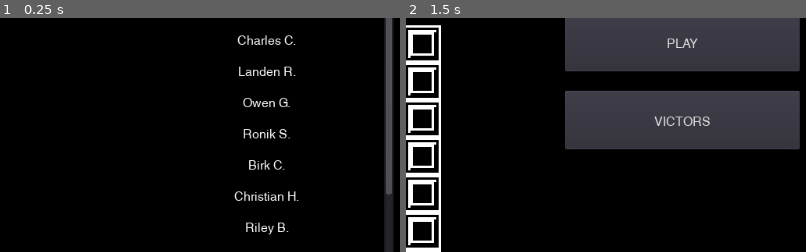
Above: before the commit, frames 1-2 (left to right).
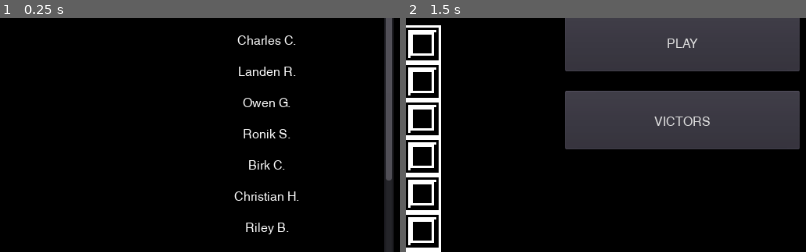
Above: after the commit, the same moments.

Repository: thomasapope/plat-form
Game: Godot game, scene res://scenes/menu/Leaderboard.tscn
Two runs of this game, one before a commit and one after it. Both use one fixed random seed, a clock stepped at 60 frames per second and the inputs below. This scene is started directly instead of the project's main scene.
Inputs (mouse positions are % of the whole screen's width and height, from its top left):
- Up to frame 1 (0.25 s): no input
- Up to frame 2 (1.5 s): tap Enter at 0.5 s; move the mouse to (45, 70) at 0.52 s; hold D (right) 0.53-1.25 s; click (45, 70) at 0.67 s; tap W (jump) at 0.77 s; click "Back" at 1.25 s
The pictures show only the part of the screen within x 14-64%, y 28-78%; the shares and areas given below are measured in that part.

The runs differ from the first frame. In frame 1, less than 0.1% of the frame differs, in the area x 96-98%, y 68-76%; in frame 2, nothing differs.

Commit message:
Update Victors List

Diff:
--- a/resources/VictorsList.tres
+++ b/resources/VictorsList.tres
@@ -4,7 +4,7 @@
 script/source = "extends Resource
 
 var victors = [
-	\"Thomas Pope\",
+	\"Thomas Pope\", #58.259
 	\"Charles C.\",
 	\"Landen R.\",
 	\"Owen G.\",
@@ -12,10 +12,11 @@
 	\"Birk C.\",
 	\"Christian H.\",
 	\"Riley B.\",
-	\"Ethan S.\",
-	\"Nico L.\",
-	\"Roman B.\",
-	\"Tony L.\"
+	\"Ethan S.\", #83.337
+	\"Nico L.\", #41.500
+	\"Roman B.\", #62.468
+	\"Tony L.\", #44.267
+	\"Matthew R.\" #52.495
 ]
 "
 
Not shown, changed: export_presets.cfg
